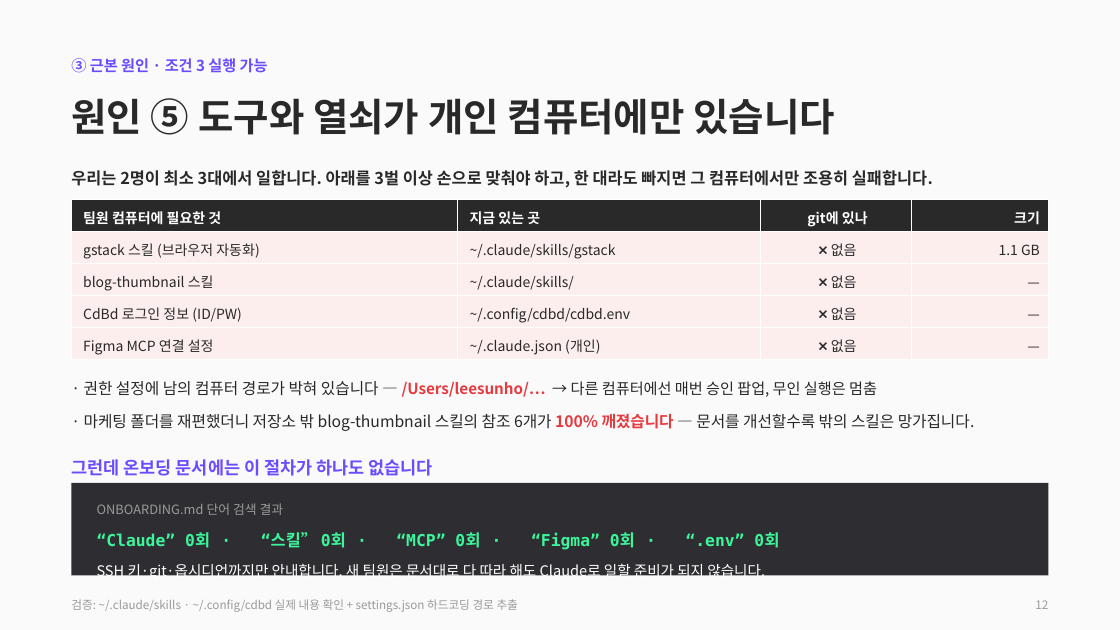
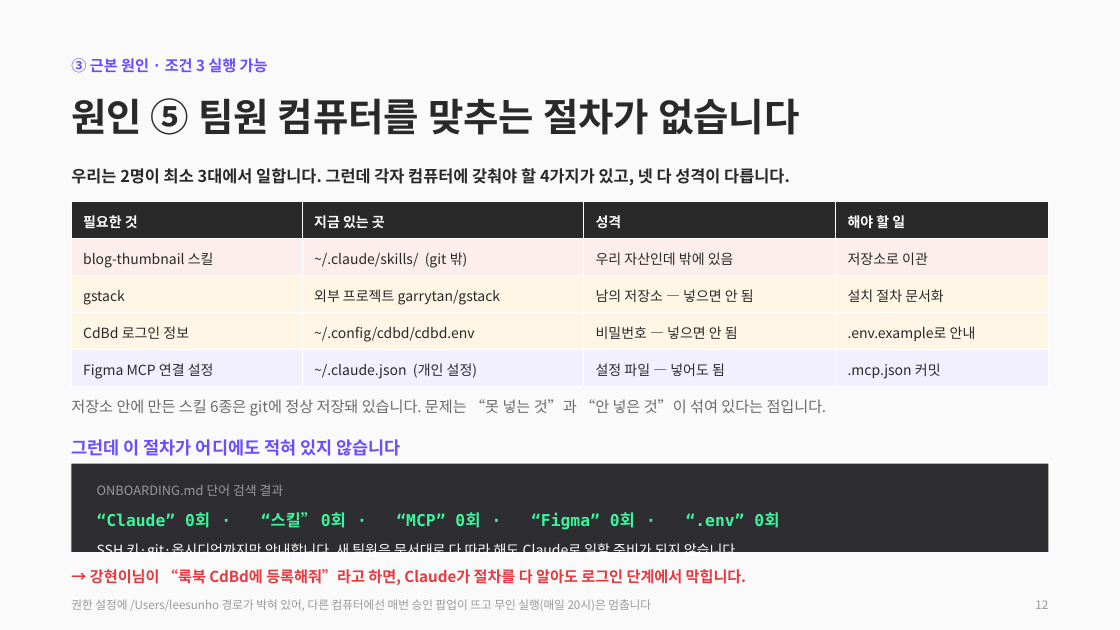
Before and after one commit to CdBd-in/design, a slide deck: slide 12 of CdBd 문서 체계 진단 및 개편 제안.pptx. Drawn at 1120x630 pixels with LibreOffice and Linux fonts; fonts in the diff are those of the drawing. Boxes give left, top, right and bottom in pixels: in the first picture for what was removed or moved away, otherwise in the second. Text is boxed around its words. In the diff, an @@ line names an element or a change of style, - is before the commit and + after.

```diff
--- a/CdBd 문서 체계 진단 및 개편 제안.pptx
+++ b/CdBd 문서 체계 진단 및 개편 제안.pptx
@@ text at [71,98,800,135]: text changed @@
-원인 ⑤ 도구와 열쇠가 개인 컴퓨터에만 있습니다
+원인 ⑤ 팀원 컴퓨터를 맞추는 절차가 없습니다
@@ text at [71,168,790,186]: text changed @@
-우리는 2명이 최소 3대에서 일합니다. 아래를 3벌 이상 손으로 맞춰야 하고, 한 대라도 빠지면 그 컴퓨터에서만 조용히 실패합니다.
+우리는 2명이 최소 3대에서 일합니다. 그런데 각자 컴퓨터에 갖춰야 할 4가지가 있고, 넷 다 성격이 다릅니다.
@@ table at [71,202,1049,386] @@
-row 1: 팀원 컴퓨터에 필요한 것 | 지금 있는 곳 | git에 있나 | 크기
+row 1: 필요한 것 | 지금 있는 곳 | 성격 | 해야 할 일
-row 2: gstack 스킬 (브라우저 자동화) | ~/.claude/skills/gstack | ❌ 없음 | 1.1 GB
+row 2: blog-thumbnail 스킬 | ~/.claude/skills/ (git 밖) | 우리 자산인데 밖에 있음 | 저장소로 이관
-row 3: blog-thumbnail 스킬 | ~/.claude/skills/ | ❌ 없음 | —
+row 3: gstack | 외부 프로젝트 garrytan/gstack | 남의 저장소 — 넣으면 안 됨 | 설치 절차 문서화
-row 4: CdBd 로그인 정보 (ID/PW) | ~/.config/cdbd/cdbd.env | ❌ 없음 | —
+row 4: CdBd 로그인 정보 | ~/.config/cdbd/cdbd.env | 비밀번호 — 넣으면 안 됨 | .env.example로 안내
-row 5: Figma MCP 연결 설정 | ~/.claude.json (개인) | ❌ 없음 | —
+row 5: Figma MCP 연결 설정 | ~/.claude.json (개인 설정) | 설정 파일 — 넣어도 됨 | .mcp.json 커밋
@@ fill #FDEEEE to #FFF6E6 in 8 cells @@
@@ fill #FDEEEE to #F2F0FF in row 5 @@
@@ text removed at [84,381,975,431] @@
-· 권한 설정에 남의 컴퓨터 경로가 박혀 있습니다 — /Users/leesunho/… → 다른 컴퓨터에선 매번 승인 팝업, 무인 실행은 멈춤
-· 마케팅 폴더를 재편했더니 저장소 밖 blog-thumbnail 스킬의 참조 6개가 100% 깨졌습니다 — 문서를 개선할수록 밖의 스킬은 망가집니다.
@@ text added at [71,399,827,416], 13 pt, text #6B6B6B @@
+저장소 안에 만든 스킬 6종은 git에 정상 저장돼 있습니다. 문제는 “못 넣는 것”과 “안 넣은 것”이 섞여 있다는 점입니다.
@@ text at [71,439,401,456]: text changed @@
-그런데 온보딩 문서에는 이 절차가 하나도 없습니다
+그런데 이 절차가 어디에도 적혀 있지 않습니다
@@ rectangle: place and size @@
-rectangle at [71,483,1049,576]
+rectangle at [71,464,1049,552]
@@ text "ONBOARDING.md 단어 검색 결과": place and size @@
-text "ONBOARDING.md 단어 검색 결과" at [97,503,779,580]
+text "ONBOARDING.md 단어 검색 결과" at [97,484,779,560]
@@ text added at [90,569,746,585], 13 pt, text #E53A40, bold @@
+→ 강현이님이 “룩북 CdBd에 등록해줘”라고 하면, Claude가 절차를 다 알아도 로그인 단계에서 막힙니다.
@@ text at [97,542,740,560]: size 12.5 to 12 pt in "SSH 키·git·옵시디언까지만 안내합니다. 새 팀원은 문서대로 다 ..." @@
@@ text at [71,599,651,611]: text changed @@
-검증: ~/.claude/skills · ~/.config/cdbd 실제 내용 확인 + settings.json 하드코딩 경로 추출
+권한 설정에 /Users/leesunho 경로가 박혀 있어, 다른 컴퓨터에선 매번 승인 팝업이 뜨고 무인 실행(매일 20시)은 멈춥니다
```
Also in this commit, not shown: 4 other slides changed, 1 slide added, 1 other file.
